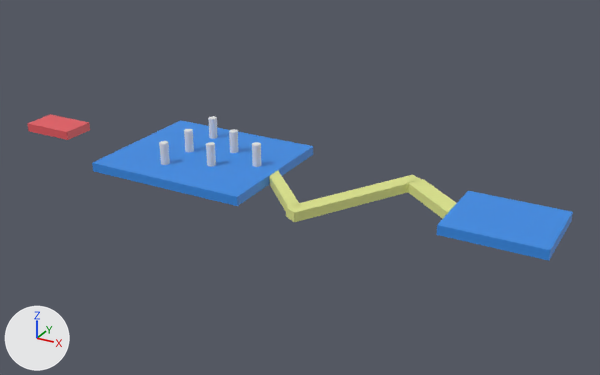
The OBJ model Game_2024/GameProgramming/res/Stage1.obj, before and after one commit.
Camera for both pictures: a 50 mm camera at (15.9, -60.7, 29.7) aimed at (-18.7, 2.2, -1.8). The lights are fixed; the arrows at lower left show +X, +Y and +Z. Where no turn or scale is listed for an object, it has been applied to the vertices.

In view in the first picture: '円柱', '立方体', '立方体.002', '立方体.003', '立方体.004', '立方体.005', '立方体.006'.
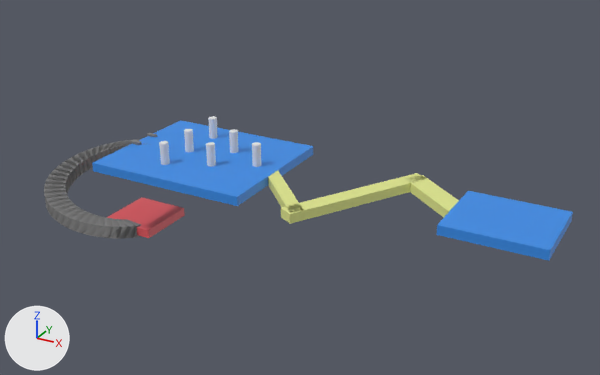
Boxes [x1, y1, x2, y2] around the edits, measured in the pictures (600 x 375 px):
'立方体.010', added: after [44, 139, 141, 239]
'立方体.005', mesh rescaled (25% wider, 56% taller): before [27, 114, 90, 140]; after [106, 197, 185, 238]
'立方体.002', reshaped (7% wider, 8% taller): before [286, 175, 422, 222]; after [281, 173, 427, 224]
'立方体.003', reshaped: before [408, 179, 457, 219]; after [408, 175, 459, 217]

Patch to the scene script:
```diff
--- a/Game_2024/GameProgramming/res/Stage1.obj.py
+++ b/Game_2024/GameProgramming/res/Stage1.obj.py
@@ mat_マテリアル_002 @@
+mat_マテリアル_002 = principled_material('マテリアル.002')
+mat_マテリアル_002.base_color = (0.208, 0.208, 0.208)  # grey #7e7e7e
@@ me_立方体_002 @@
 me_立方体_002.from_pydata(...)  # 8 vertices, 12 faces; spans x -15.48..-7.58, y -6.89..5.36, z -0.48..0.39
 # used by ob_立方体_002; location = (0.0, 0.0, 0.0)
-me_立方体_002.vertices[0].co = (-14.27, -6.89, -0.48)  # pixel (294, 222)
-me_立方体_002.vertices[1].co = (-14.27, -6.89, 0.39)  # pixel (294, 212)
-me_立方体_002.vertices[2].co = (-15.48, -6.18, -0.48)  # pixel (285, 216)
-me_立方体_002.vertices[3].co = (-15.48, -6.18, 0.39)  # pixel (285, 206)
-me_立方体_002.vertices[4].co = (-7.58, 4.65, -0.48)
-me_立方体_002.vertices[5].co = (-7.58, 4.65, 0.39)  # pixel (422, 179)
-me_立方体_002.vertices[6].co = (-8.8, 5.36, -0.48)
-me_立方体_002.vertices[7].co = (-8.8, 5.36, 0.39)  # pixel (412, 174)
+# me_立方体_002 part 1
+me_立方体_002.vertices[0].co = (-14.45, -7.29, -0.48)  # pixel (289, 223)
+me_立方体_002.vertices[1].co = (-14.45, -7.29, 0.39)  # pixel (289, 214)
+me_立方体_002.vertices[2].co = (-15.76, -6.53, -0.48)  # pixel (280, 217)
+me_立方体_002.vertices[3].co = (-15.76, -6.53, 0.39)  # pixel (280, 207)
+me_立方体_002.vertices[4].co = (-7.27, 5.11, -0.48)
+me_立方体_002.vertices[5].co = (-7.27, 5.11, 0.39)  # pixel (427, 178)
+me_立方体_002.vertices[6].co = (-8.58, 5.87, -0.48)
+me_立方体_002.vertices[7].co = (-8.58, 5.87, 0.39)  # pixel (416, 173)
 me_立方体_002.materials.append(mat_マテリアル_001)
@@ me_立方体_003 @@
 me_立方体_003.from_pydata(...)  # 8 vertices, 12 faces; spans x -8.6..-1.95, y -0.98..4.83, z -0.48..0.39
 # used by ob_立方体_003; location = (0.0, 0.0, 0.0)
-me_立方体_003.vertices[0].co = (-8.6, 3.51, -0.48)
-me_立方体_003.vertices[1].co = (-8.6, 3.51, 0.39)  # pixel (406, 182)
-me_立方体_003.vertices[2].co = (-7.54, 4.83, -0.48)
-me_立方体_003.vertices[3].co = (-7.54, 4.83, 0.39)  # pixel (423, 179)
-me_立方体_003.vertices[4].co = (-3.01, -0.98, -0.48)
-me_立方体_003.vertices[5].co = (-3.01, -0.98, 0.39)  # pixel (449, 214)
-me_立方体_003.vertices[6].co = (-1.95, 0.34, -0.48)
-me_立方体_003.vertices[7].co = (-1.95, 0.34, 0.39)  # pixel (467, 210)
+# me_立方体_003 part 2
+me_立方体_003.vertices[0].co = (-9.11, 4.18, -0.48)
+me_立方体_003.vertices[1].co = (-9.11, 4.18, 0.39)  # pixel (404, 178)
+me_立方体_003.vertices[2].co = (-7.9, 5.69, -0.48)
+me_立方体_003.vertices[3].co = (-7.9, 5.69, 0.39)  # pixel (423, 175)
+me_立方体_003.vertices[4].co = (-2.7, -0.97, -0.48)
+me_立方体_003.vertices[5].co = (-2.7, -0.97, 0.39)  # pixel (453, 214)
+me_立方体_003.vertices[6].co = (-1.49, 0.54, -0.48)
+me_立方体_003.vertices[7].co = (-1.49, 0.54, 0.39)  # pixel (473, 210)
 me_立方体_003.materials.append(mat_マテリアル_001)
@@ me_立方体_005 @@
 me_立方体_005.from_pydata(...)  # 8 vertices, 12 faces; spans x -49.81..-44.23, y -1.31..2.07, z -0.44..0.44
 # used by ob_立方体_005; location = (0.0, 0.0, 0.0)
+# me_立方体_005 part 3: the whole mesh is scaled about its middle by (1, 1.76, 1), then moved by (11.61, -0.95, -7.55)
 me_立方体_005.materials.append(mat_マテリアル_004)
@@ me_立方体_010 @@
+me_立方体_010.from_pydata(...)  # 164 vertices, 480 faces; spans x -45.12..-33.93, y -7.78..3.46, z -8.27..0.46
+me_立方体_010.materials.append(mat_マテリアル_002)  # grey #7e7e7e
@@ ob_立方体_010 @@
+ob_立方体_010 = bpy.data.objects.new('立方体.010', me_立方体_010)
+ob_立方体_010.location = (0.0, 0.0, 0.0)
```
